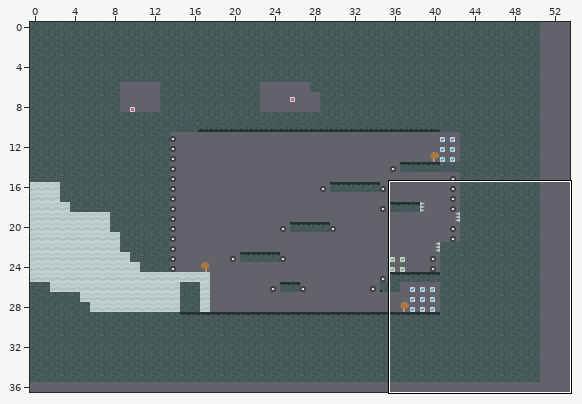
Tiled map, stored at assets/tilemaps/hub_00.tmx. Above: a wide view before the commit, with the close-up outlined.
Close-up. Old version:
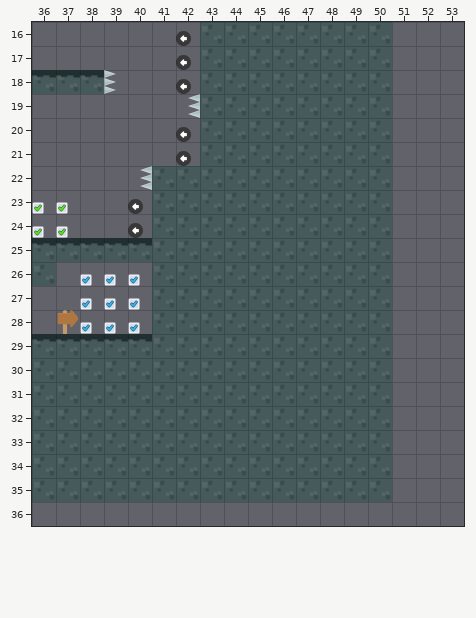
Cells are 128x128 px. Shown: x 36..53, y 16..36. The commit also changed other parts of the map, which this record leaves out. The old version is drawn lined up with the new one.
Now the later version:
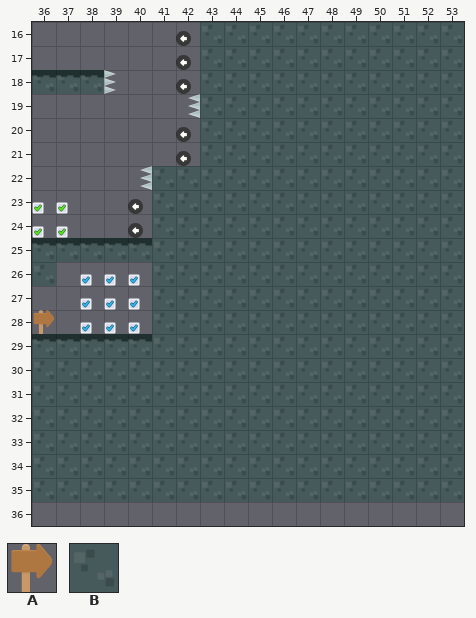
Key: from "groundSand": A 4 "signRight"; from "groundStone": B 6 "stoneCenter".
_ is an empty cell.
Tiles replaced or removed in this view: A.
Edits made:
Changed rows in their new state; . is an unchanged cell.
map size 51x40 -> 54x40 cells
Layer "Foreground":
first column x 36:
16 ...............BBB
17 ...............BBB
18 ...............BBB
19 ...............BBB
20 ...............BBB
21 ...............BBB
22 ...............BBB
23 ...............BBB
24 ...............BBB
25 ...............BBB
26 ...............BBB
27 ...............BBB
28 A_.............BBB
29 ...............BBB
30 ...............BBB
31 ...............BBB
32 ...............BBB
33 ...............BBB
34 ...............BBB
35 ...............BBB
Changed places in both close-ups, as pixel boxes (x1, y1, x2, y2):
added: (392, 22, 464, 502)
changed: (33, 310, 78, 334)
